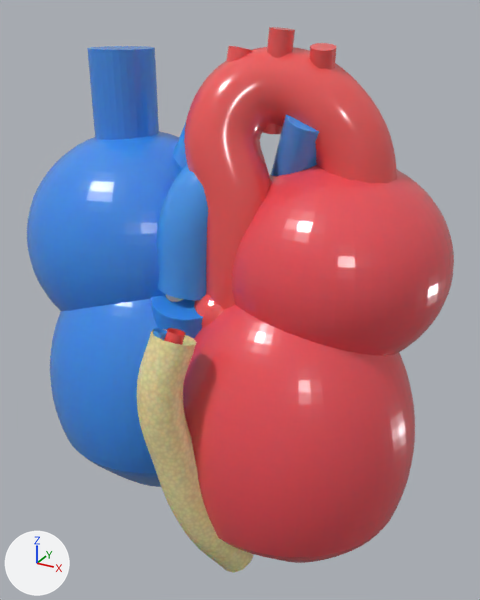
The Blender file models_blender/heart_realistic.blend: old version first, new version second.
Before and after are seen from a 50 mm lens placed at (3.28, -5.77, 3.67), pointed at (-0.06, 0.31, 0.63). Every picture has the same lights, and +X, +Y and +Z are marked at lower left. The picture after the commit comes second.

The scene before the commit, as lines of its bpy script (objects in view):
```python
ob_anterior_sulcus_fat = bpy.data.objects.new('Anterior_Sulcus_Fat', cu_curve_sulcus_fat)
ob_anterior_sulcus_fat.parent = ob_anterior_heart_cover
ob_anterior_sulcus_fat.location = (0.0, 0.0, 0.0)
ob_conus_arteriosus = bpy.data.objects.new('Conus_Arteriosus', me_cone_007)
ob_conus_arteriosus.parent = ob_right_heart
ob_conus_arteriosus.location = (-0.35, -0.32, 0.55)
ob_left_atrium = bpy.data.objects.new('Left_Atrium', me_sphere_003)
ob_left_atrium.parent = ob_left_heart
ob_left_atrium.location = (0.95, 0.55, 1.2)
ob_left_ventricle = bpy.data.objects.new('Left_Ventricle', me_sphere_002)
ob_left_ventricle.parent = ob_left_heart
ob_left_ventricle.location = (0.7, 0.0, -0.65)
ob_lv_anterior_wall = bpy.data.objects.new('LV_Anterior_Wall', me_sphere)
ob_lv_anterior_wall.parent = ob_anterior_heart_cover
ob_lv_anterior_wall.location = (0.7, 0.0, -0.65)
ob_pulmonary_trunk = bpy.data.objects.new('Pulmonary_Trunk', cu_curve_pt)
ob_pulmonary_trunk.parent = ob_right_heart
ob_pulmonary_trunk.location = (0.0, 0.0, 0.0)
ob_right_atrium = bpy.data.objects.new('Right_Atrium', me_sphere_009)
ob_right_atrium.parent = ob_right_heart
ob_right_atrium.location = (-1.45, 0.35, 1.15)
ob_rv_anterior_wall = bpy.data.objects.new('RV_Anterior_Wall', me_sphere_001)
ob_rv_anterior_wall.parent = ob_anterior_heart_cover
ob_rv_anterior_wall.location = (-1.05, 0.0, -0.42)
# also in view: 'Left_Pulmonary_Artery' at (0.55, 0.35, 2.22); 'Aortic_Arch' at (0.57, 0.18, 2.03); 'Left_Common_Carotid' at (0.35, 0.28, 3.02); 'Superior_Vena_Cava' at (-1.55, 0.35, 2.35)
```
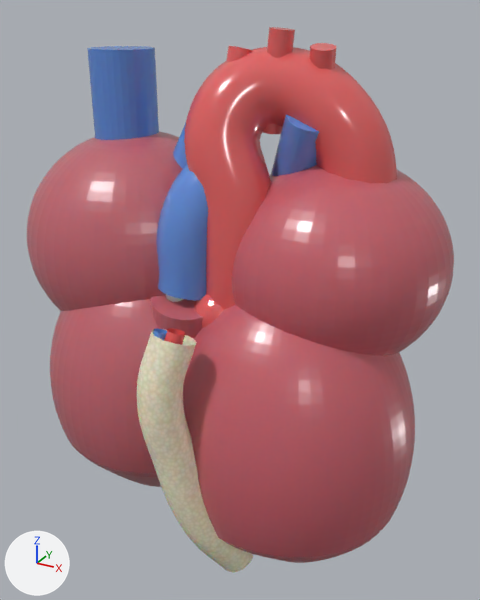
Where the change shows, as pixel boxes [x1, y1, x2, y2] in the pictures (480 x 600 px):
'LV_Anterior_Wall', recoloured
    both: [183, 305, 411, 563]
'Left_Atrium', recoloured
    both: [231, 165, 454, 356]
'Right_Atrium', recoloured (blue to pink)
    both: [27, 131, 183, 311]
'RV_Anterior_Wall', recoloured
    both: [50, 299, 161, 487]
'Anterior_Sulcus_Fat', recoloured
    both: [137, 329, 254, 573]
'Conus_Arteriosus', recoloured
    both: [151, 295, 203, 339]
'Left_Ventricle', recoloured
    both: [387, 353, 415, 495]

Edits to the bpy script that builds the scene:
```text
Change mat_mat_lv_myocardium:
    where n1 = _N.new('ShaderNodeBsdfPrincipled'); n1.name = 'Principled BSDF'
    n1.inputs[0].default_value: (0.86, 0.08, 0.1, 1.0) -> (0.58, 0.12, 0.15, 1.0)  # 'Base Color', red #ef5059 -> 'Base Color', red #c8616c
Change mat_mat_rv_myocardium:
    where n1 = _N.new('ShaderNodeBsdfPrincipled'); n1.name = 'Principled BSDF'
    n1.inputs[0].default_value: (0.04, 0.28, 0.88, 1.0) -> (0.55, 0.13, 0.16, 1.0)  # 'Base Color', blue #3890f1 -> 'Base Color', pink #c4656f
Change mat_mat_coronaryfat:
    where n5 = _N.new('ShaderNodeValToRGB'); n5.name = 'Color Ramp'
    remove n5.color_ramp.elements[0].position = 0.2; n5.color_ramp.elements[0].color = (0.92, 0.82, 0.42, 1.0)
    remove _e = n5.color_ramp.elements.new(0.8); _e.color = (0.76, 0.65, 0.32, 1.0)
    add n5.color_ramp.elements[0].position = 0.2; n5.color_ramp.elements[0].color = (0.94, 0.88, 0.68, 1.0)
    add _e = n5.color_ramp.elements.new(0.8); _e.color = (0.82, 0.74, 0.52, 1.0)
```
